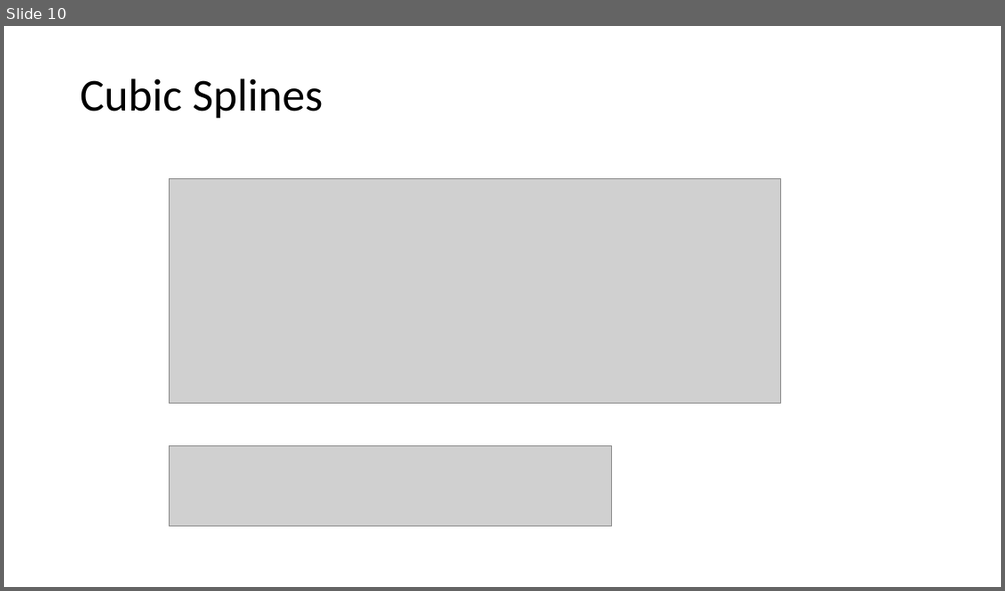
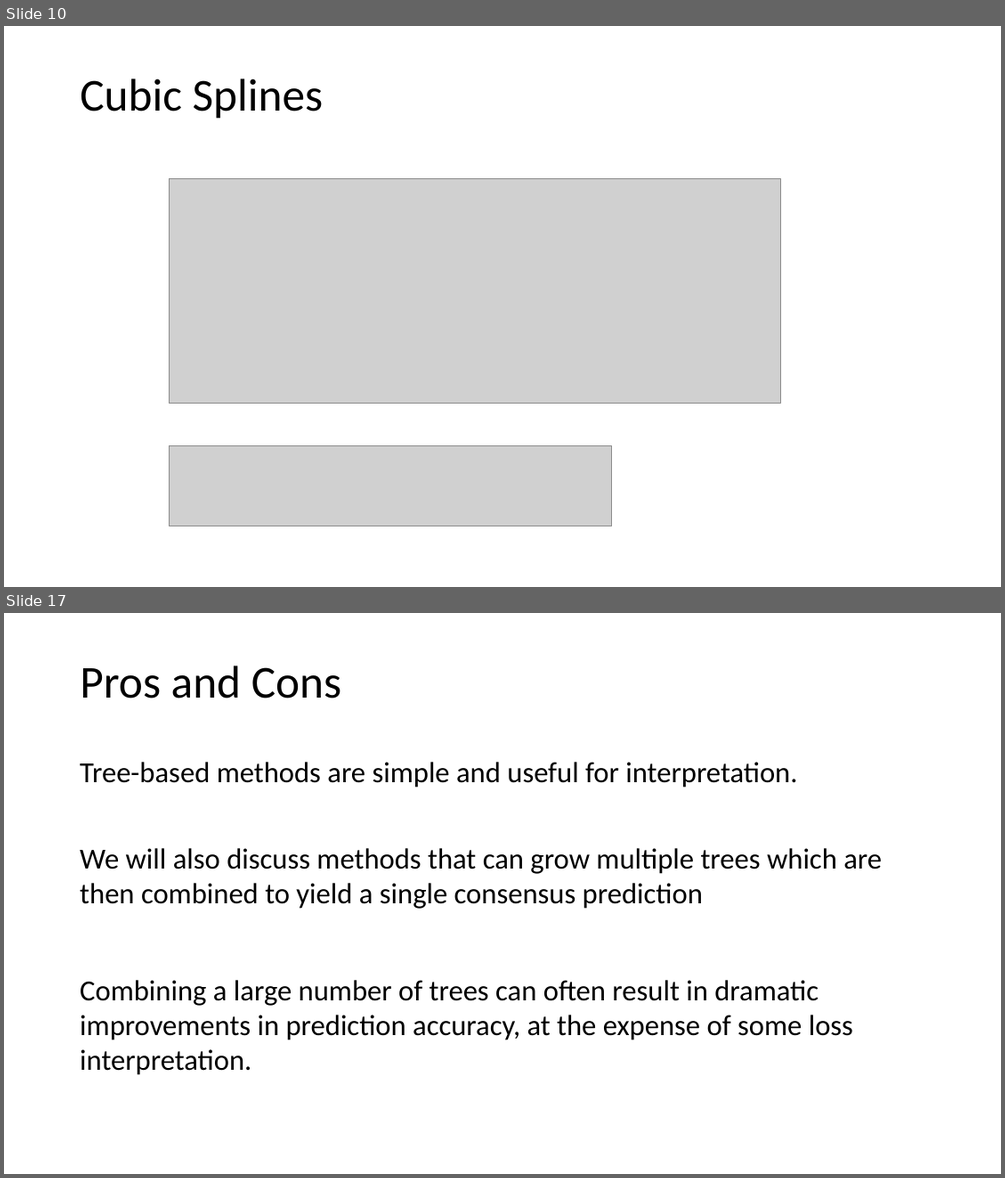
Before and after one commit to tianzheng4/tianzheng4.github.io, a slide deck: _umkc-teaching/slides/Lecture8.pptx. Shown one above the other, each under a label of ours: slide 10 before the commit, slides 10 and 17 after it; the slides between them are not shown. The pictures are 1005x591 and 1005x1178 pixels, drawn with LibreOffice and Linux fonts; fonts in the diff are those of the drawing; grey boxes stand for pictures. Boxes give left, top, right and bottom in pixels: in the first picture for what was removed or moved away, otherwise in the second. Text is boxed around its words. In the diff, an @@ line names an element or a change of style, - is before the commit and + after.

```diff
--- a/_umkc-teaching/slides/Lecture8.pptx
+++ b/_umkc-teaching/slides/Lecture8.pptx
@@ slide 17 added at box(4, 613, 1001, 1174), background #FFFFFF @@
@@ title added at box(80, 666, 341, 698), 44 pt, text #000000 @@
+Pros and Cons
@@ text added at box(80, 762, 797, 787), 28 pt, text #000000 @@
+Tree-based methods are simple and useful for interpretation.
@@ text added at box(80, 848, 882, 908), 28 pt, text #000000 @@
+We will also discuss methods that can grow multiple trees which are then combined to yield a single consensus prediction
@@ text added at box(80, 980, 853, 1075), 28 pt, text #000000 @@
+Combining a large number of trees can often result in dramatic improvements in prediction accuracy, at the expense of some loss interpretation.
```
Also in this commit, not shown: 6 other slides added.
